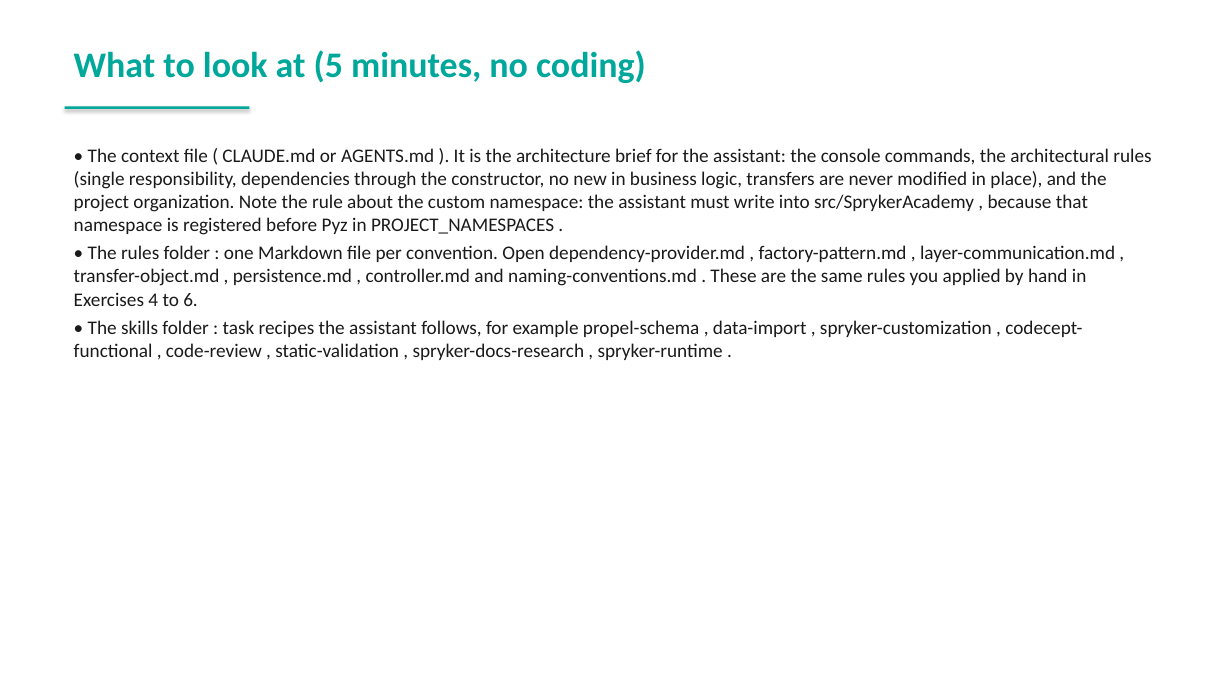
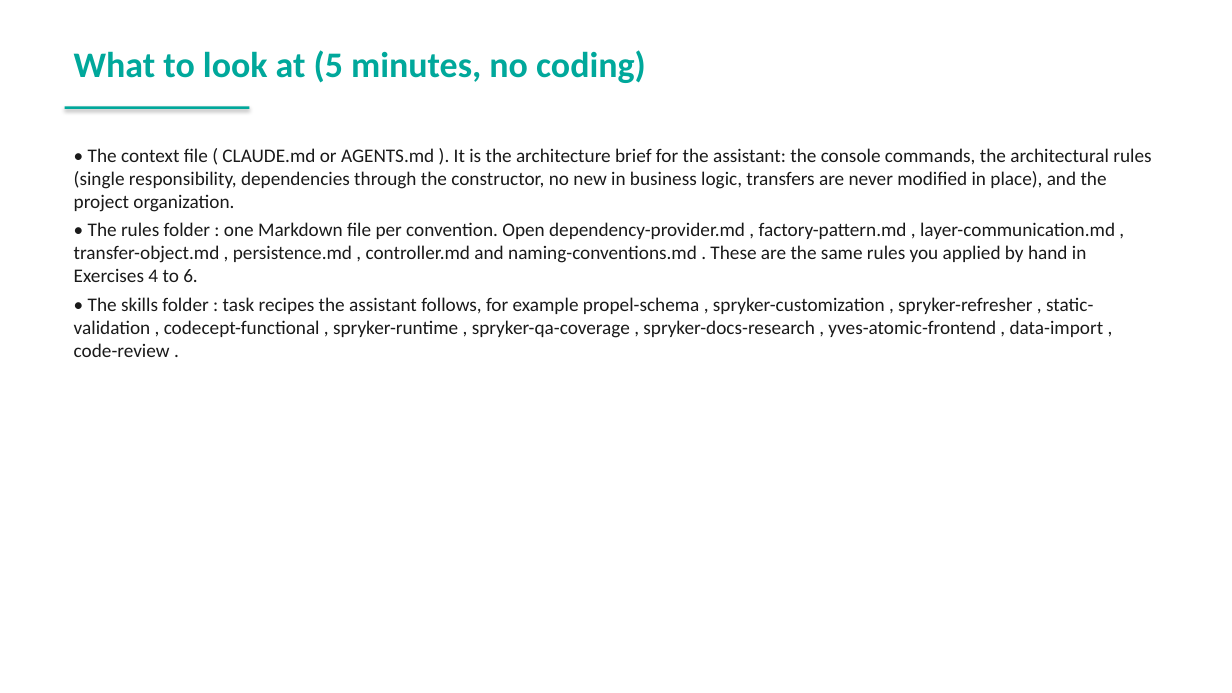
Before and after one commit to spryker-academy/instructor-exercises, a slide deck: slide 210 of guides-pptx/spryker-academy-fundamental.pptx (slide 158 before the commit). Drawn at 1232x693 pixels with LibreOffice and Linux fonts; fonts in the diff are those of the drawing. Boxes give left, top, right and bottom in pixels: in the first picture for what was removed or moved away, otherwise in the second. Text is boxed around its words. In the diff, an @@ line names an element or a change of style, - is before the commit and + after.

```diff
--- a/guides-pptx/spryker-academy-fundamental.pptx
+++ b/guides-pptx/spryker-academy-fundamental.pptx
@@ text at (74, 148, 1151, 212): text changed @@
-• The context file ( CLAUDE.md or AGENTS.md ). It is the architecture brief for the assistant: the console commands, the architectural rules (single responsibility, dependencies through the constructor, no new in business logic, transfers are never modified in place), and the project organization. Note the rule about the custom namespace: the assistant must write into src/SprykerAcademy , because that namespace is registered before Pyz in PROJECT_NAMESPACES .
+• The context file ( CLAUDE.md or AGENTS.md ). It is the architecture brief for the assistant: the console commands, the architectural rules (single responsibility, dependencies through the constructor, no new in business logic, transfers are never modified in place), and the project organization.
@@ text at (74, 297, 1104, 357): text changed @@
-• The skills folder : task recipes the assistant follows, for example propel-schema , data-import , spryker-customization , codecept-functional , code-review , static-validation , spryker-docs-research , spryker-runtime .
+• The skills folder : task recipes the assistant follows, for example propel-schema , spryker-customization , spryker-refresher , static-validation , codecept-functional , spryker-runtime , spryker-qa-coverage , spryker-docs-research , yves-atomic-frontend , data-import , code-review .
```
Also in this commit, not shown: 44 other slides changed, 84 slides added, 3 slides removed, 46 other files.
